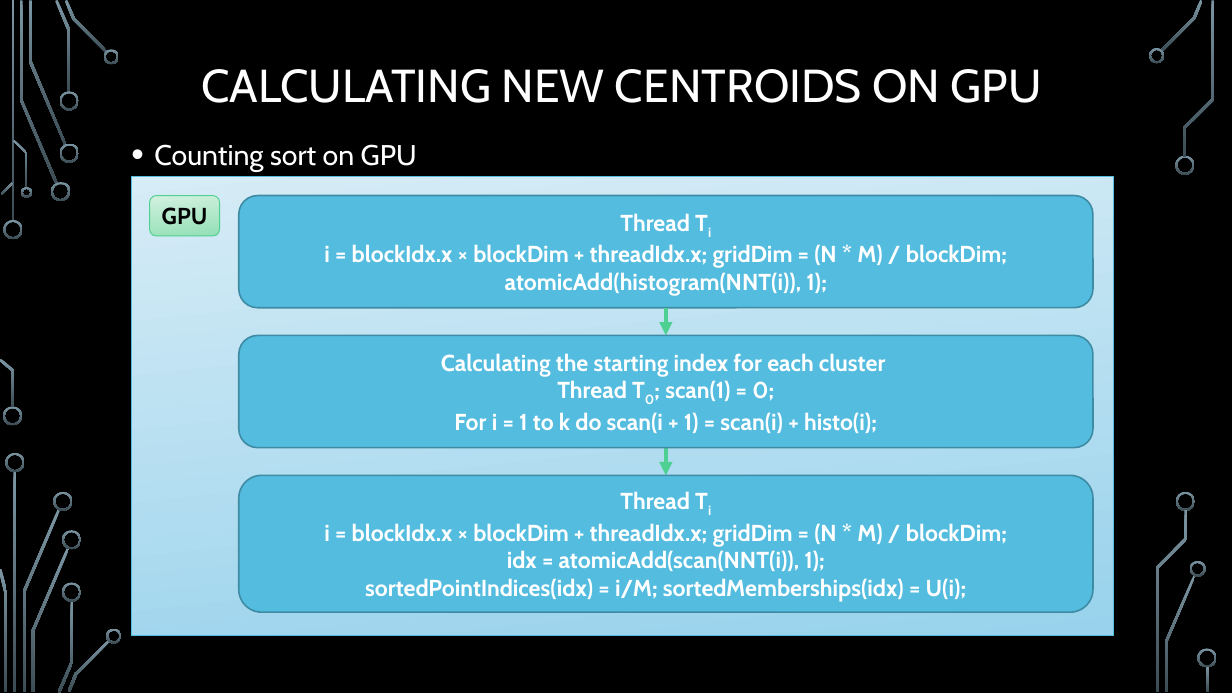
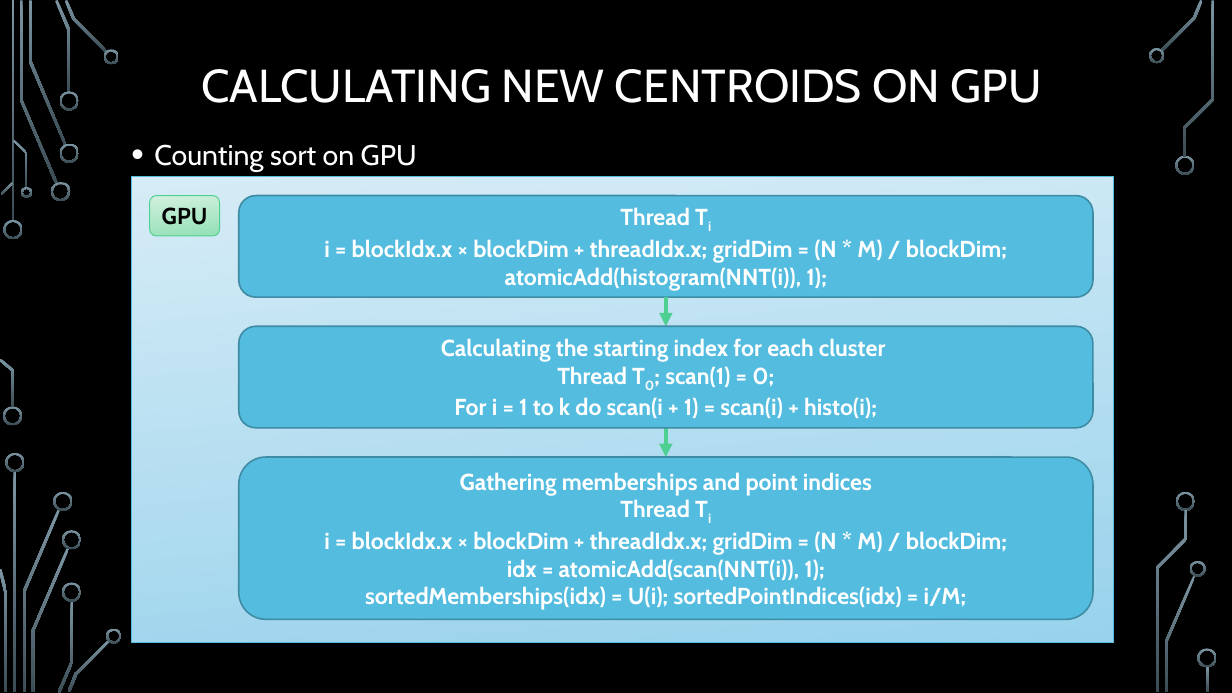
Before and after one commit to trungvdhp/master-ntou, a slide deck: slide 21 of ImageProcessing/Speeding up GFKM.pptx. Drawn at 1232x693 pixels with LibreOffice and Linux fonts; fonts in the diff are those of the drawing; background and template pictures are left out. Boxes give left, top, right and bottom in pixels: in the first picture for what was removed or moved away, otherwise in the second. Text is boxed around its words. In the diff, an @@ line names an element or a change of style, - is before the commit and + after.

```diff
--- a/ImageProcessing/Speeding up GFKM.pptx
+++ b/ImageProcessing/Speeding up GFKM.pptx
@@ rectangle: place and size @@
-rectangle at [131, 177, 1114, 635]
+rectangle at [131, 177, 1114, 643]
@@ rounded rectangle "Thread Ti": place and size @@
-rounded rectangle "Thread Ti" at [238, 196, 1092, 308]
+rounded rectangle "Thread Ti" at [238, 196, 1092, 298]
@@ arrow moved from (666, 308) - (666, 335) to (666, 298) - (666, 326) @@
@@ rounded rectangle "Calculating the starting index for ...": place and size @@
-rounded rectangle "Calculating the starting index for ..." at [238, 335, 1092, 447]
+rounded rectangle "Calculating the starting index for ..." at [238, 326, 1092, 428]
@@ arrow moved from (666, 447) - (666, 475) to (666, 428) - (666, 457) @@
@@ rounded rectangle "Gathering memberships and point indices": place and size @@
-rounded rectangle "Gathering memberships and point indices" at [238, 475, 1092, 612]
+rounded rectangle "Gathering memberships and point indices" at [238, 457, 1092, 620]
@@ text in rounded rectangle at [460, 472, 872, 496]: paragraph added @@
+Gathering memberships and point indices
@@ text in rounded rectangle at [365, 586, 967, 610]: text changed @@
-sortedPointIndices(idx) = i/M; sortedMemberships(idx) = U(i);
+sortedMemberships(idx) = U(i); sortedPointIndices(idx) = i/M;
```
Also in this commit, not shown: 5 other slides changed, 2 slides added, 2 other files.
